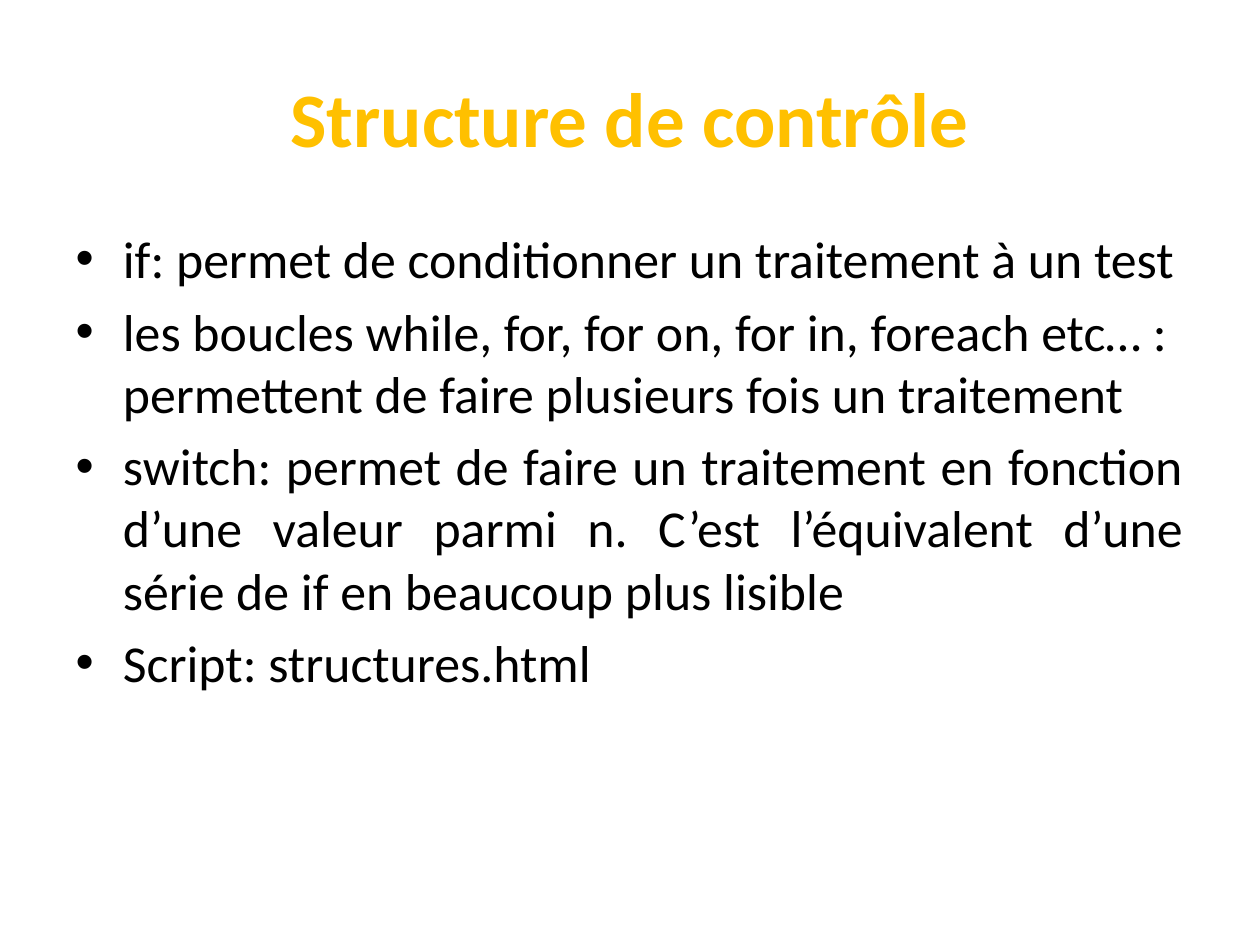
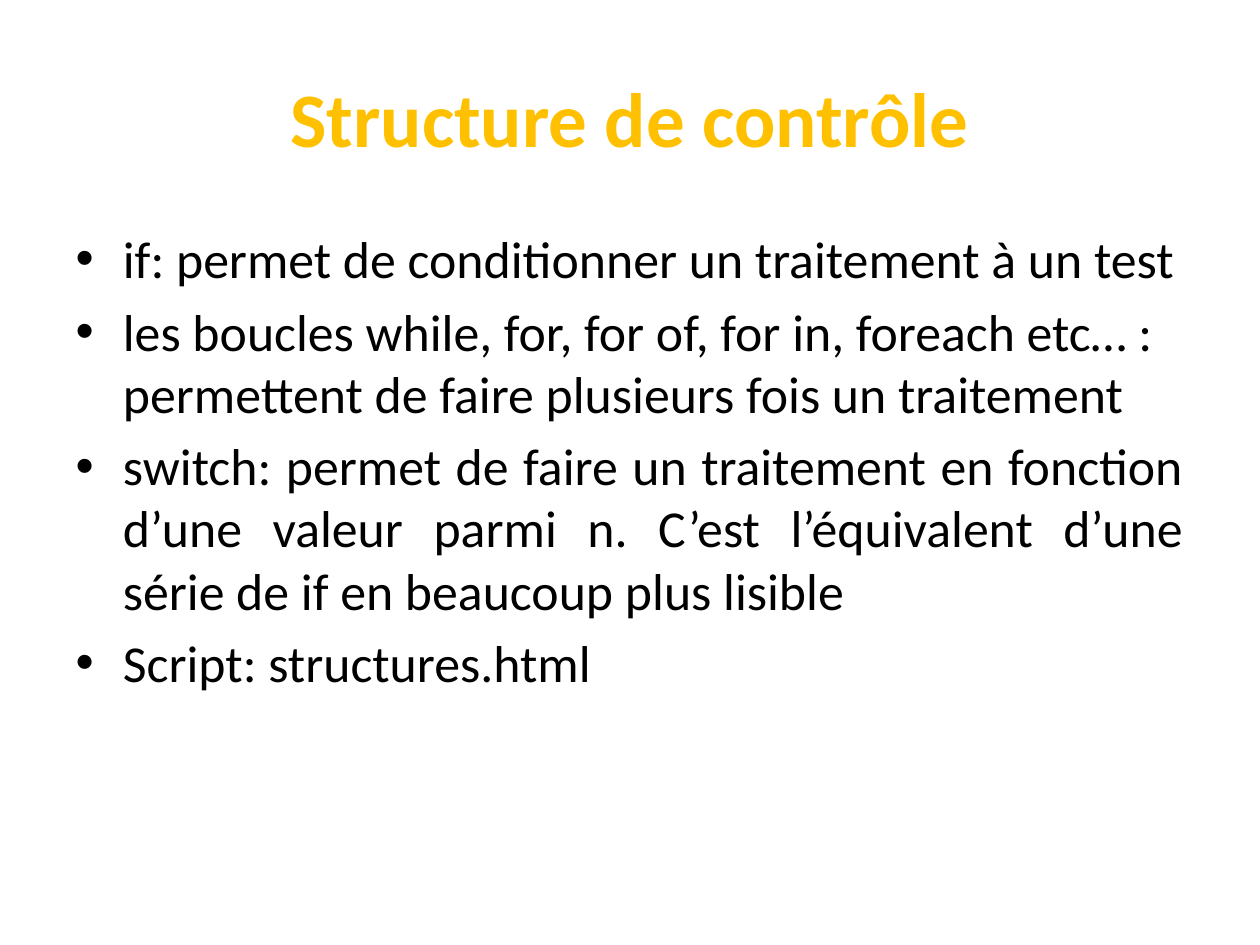
Before and after one commit to codeRoomMarseille/JavaScript_20180914, a slide deck: slide 17 of javascript.pptx. Drawn at 1260x945 pixels with LibreOffice and Linux fonts; fonts in the diff are those of the drawing. Boxes give left, top, right and bottom in pixels: in the first picture for what was removed or moved away, otherwise in the second. Text is boxed around its words. In the diff, an @@ line names an element or a change of style, - is before the commit and + after.

```diff
--- a/javascript.pptx
+++ b/javascript.pptx
@@ text at (123, 315, 1127, 422): text changed @@
-• les boucles while, for, for on, for in, foreach etc… : permettent de faire plusieurs fois un traitement
+• les boucles while, for, for of, for in, foreach etc… : permettent de faire plusieurs fois un traitement
```
Also in this commit, not shown: 11 other slides changed.
